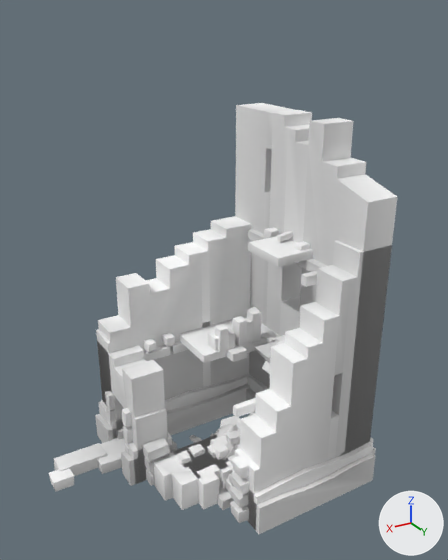
An edit to the glTF model assets/architecture/watchtower/SM_Watchtower_Ruin.glb, drawn before and after from the same camera.
One viewpoint serves both versions: a 50 mm lens placed at (7.33, 11.91, 11.21), pointed at (0.38, 0.33, 5.42). The lights are fixed; the arrows at lower right show +X, +Y and +Z. The older version comes first. Vertices at exactly the same position are counted once.

The first picture shows 'SM_Watchtower_Shell', 'SM_Watchtower_Slab_A', 'SM_Watchtower_Slab_B' and 2 more.
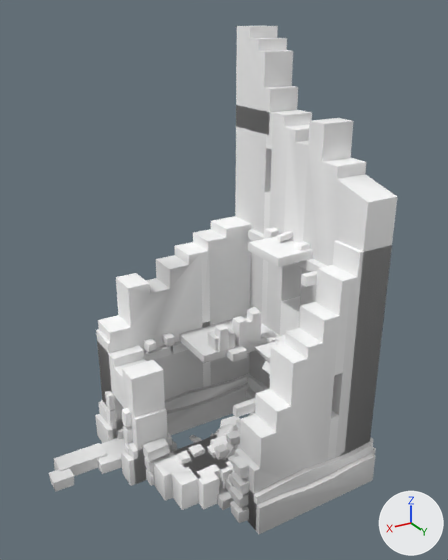
What differs and where, as boxes [x1, y1, x2, y2] in the pictures (448 x 560 px):
'SM_Watchtower_Shell', reshaped (18% taller)
    before: [49, 103, 397, 534]
    after: [49, 26, 397, 534]
part 1 of me_sm_watchtower_shell, added
    after: [236, 26, 298, 135]
part 2 of me_sm_watchtower_shell, recoloured
    both: [49, 106, 379, 534]

The change in detail:
me_sm_watchtower_shell is used by ob_sm_watchtower_shell; location (0.0, 0.0, 0.0).
me_sm_watchtower_shell had 1049 vertices, 1744 faces and spanned x -2.88..4.68, y -2.88..2.88, z 0.0..8.96.
me_sm_watchtower_shell now has 1069 vertices, 1780 faces and spans x -2.88..4.68, y -2.88..2.88, z 0.0..10.91.
me_sm_watchtower_shell part 1: a new loose piece of 20 vertices spanning x -2.62..-1.77, y -2.62..-1.05, z 8.39..10.91.
me_sm_watchtower_shell part 2: 1682 kept faces spanning x -2.88..4.68, y -2.88..2.88, z 0.0..8.96 get new vertex colours.
